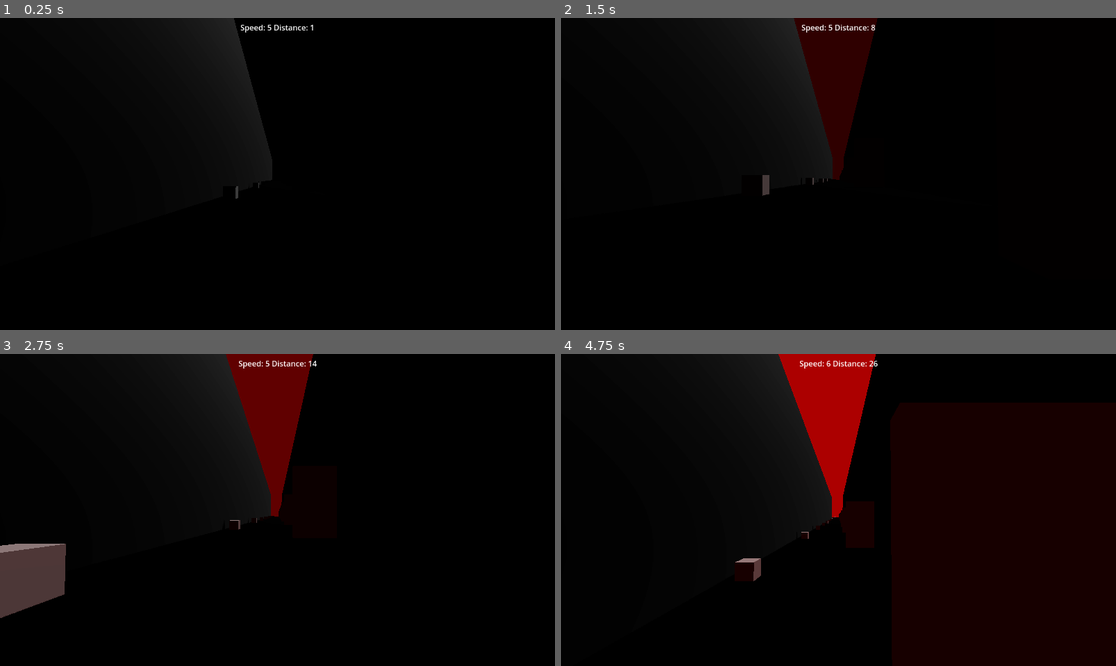
Above: before the commit, frames 1-4 (two rows, left to right).
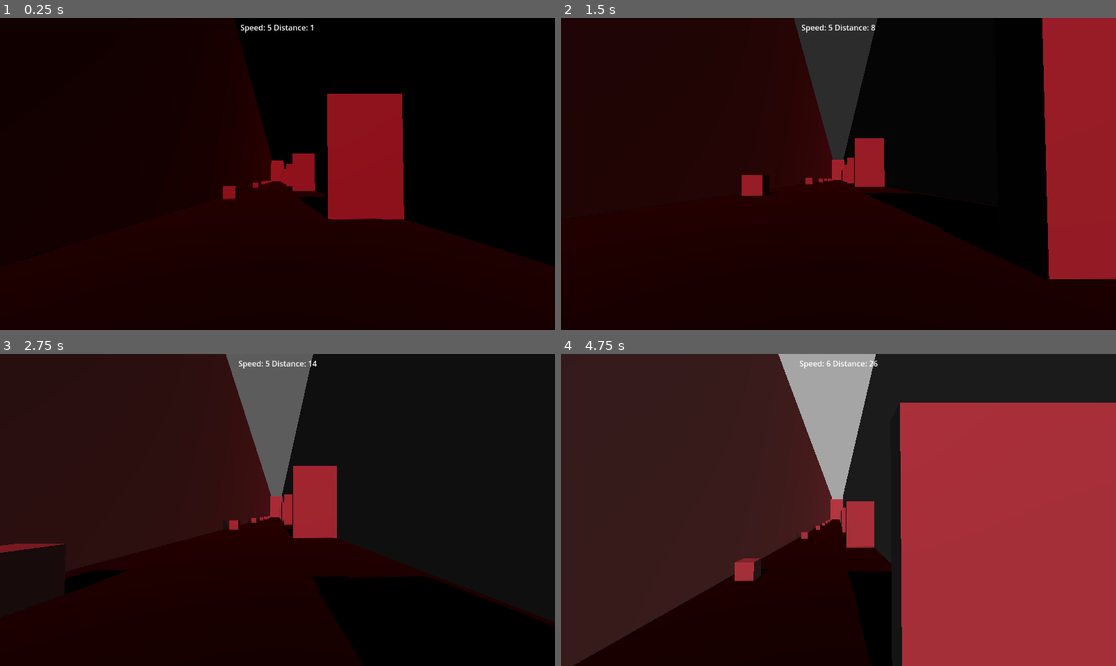
Above: after the commit, the same moments.

Repository: finalsabbath/3d-runner
Game: Godot game, scene res://scenes/world.tscn
Two runs of this game, one before a commit and one after it. Both use one fixed random seed, a clock stepped at 60 frames per second and the inputs below.
Inputs:
- Up to frame 1 (0.25 s): no input
- Up to frame 2 (1.5 s): hold Right (move_right) 0.53-1.28 s; tap Ctrl (slide) at 0.6, 1.35 s; tap Space (jump) at 0.77 s; hold Down (ui_down) from 1.28 s (still down)
- Up to frame 3 (2.75 s): tap Space (jump) at 1.52 s; release Down (ui_down) at 2.03 s; hold Right (move_right) from 2.03 s (still down); tap Ctrl (slide) at 2.1 s
- Up to frame 4 (4.75 s): release Right (move_right) at 2.78 s; hold Up (ui_up) 2.78-3.53 s; tap Ctrl (slide) at 2.85, 3.6, 4.35 s; tap Space (jump) at 3.02, 3.77, 4.52 s; hold Left (move_left) from 3.53 s (still down)

The runs differ from the first frame. In frame 1, 31% of the frame differs, in the area x 0-100%, y 0-100%; in frame 2, 59%; in frame 3, 51%; in frame 4, 91%.

Commit message:
add some visual tweaks

Diff:
--- a/3d-runner/scenes/wall1.tscn
+++ b/3d-runner/scenes/wall1.tscn
@@ -6,7 +6,7 @@
 map_data = PackedFloat32Array(0, 0, 0, 0, 0, 0, 0, 0, 0, 0, 0, 0, 0, 0, 0, 0, 0, 0, 0, 0, 0, 0, 0, 0, 0, 0, 0, 0, 0, 0, …(5910 unchanged characters)…
 
 [sub_resource type="StandardMaterial3D" id="StandardMaterial3D_r5ig4"]
-albedo_color = Color(0.0768358, 0.0768358, 0.0768358, 1)
+albedo_color = Color(0.60933, 0.60933, 0.60933, 1)
 
 [sub_resource type="PlaneMesh" id="PlaneMesh_bqxnk"]
 material = SubResource("StandardMaterial3D_r5ig4")
--- a/3d-runner/scenes/world.tscn
+++ b/3d-runner/scenes/world.tscn
@@ -16,13 +16,13 @@
 sky_material = SubResource("ProceduralSkyMaterial_e5uuo")
 
 [sub_resource type="Environment" id="Environment_rwgxs"]
-background_mode = 1
 background_color = Color(0.314009, 1.3266e-06, 8.90419e-07, 1)
 sky = SubResource("Sky_nnsk1")
 tonemap_mode = 2
 glow_enabled = true
 volumetric_fog_enabled = true
-volumetric_fog_albedo = Color(0.335501, 0.105155, 0.120078, 1)
+volumetric_fog_albedo = Color(0.245606, 0.06798, 0.0795562, 1)
+volumetric_fog_ambient_inject = 4.16
 
 [node name="World" type="Node3D"]
 script = ExtResource("1_qfnet")
@@ -31,8 +31,8 @@
 environment = SubResource("Environment_rwgxs")
 
 [node name="DirectionalLight3D" type="DirectionalLight3D" parent="."]
-transform = Transform3D(-0.866025, -0.433013, 0.25, 0.104058, 0.332965, 0.93718, -0.489052, 0.837636, -0.243297, 0, 12.6459, -43.6037)
-light_color = Color(0.654232, 0.654232, 0.654232, 1)
+transform = Transform3D(-0.999314, 0.0319373, 0.0187667, -0.0202584, -0.895333, 0.444936, 0.0310125, 0.44425, 0.895366, 0, 28.822, 27.0058)
+light_color = Color(0.780119, 0.171153, 0.219762, 1)
 shadow_enabled = true
 
 [node name="Player" parent="." instance=ExtResource("2_qfnet")]
@@ -62,3 +62,6 @@
 
 [node name="Wall2" parent="." instance=ExtResource("7_i7141")]
 transform = Transform3D(-1, 0, -8.74228e-08, 0, 1, 0, 8.74228e-08, 0, -1, -5, 0, -174.48)
+
+[node name="Wall3" parent="." instance=ExtResource("7_i7141")]
+transform = Transform3D(-4.37114e-08, 0, 1, 0, 1, 0, -1, 0, -4.37114e-08, 102.237, -3.61528, -161.681)
--- a/3d-runner/terrain_blocks/terrain_0.tscn
+++ b/3d-runner/terrain_blocks/terrain_0.tscn
@@ -4,7 +4,7 @@
 [ext_resource type="PackedScene" uid="uid://bmvwuudi0haha" path="res://obstacles/barrier.tscn" id="2_10aqq"]
 
 [sub_resource type="StandardMaterial3D" id="StandardMaterial3D_10aqq"]
-albedo_color = Color(0.103744, 0.103744, 0.103744, 1)
+albedo_color = Color(0.28485, 0.28485, 0.28485, 1)
 metallic = 1.0
 normal_enabled = true
 uv1_scale = Vector3(8, 8, 8)
